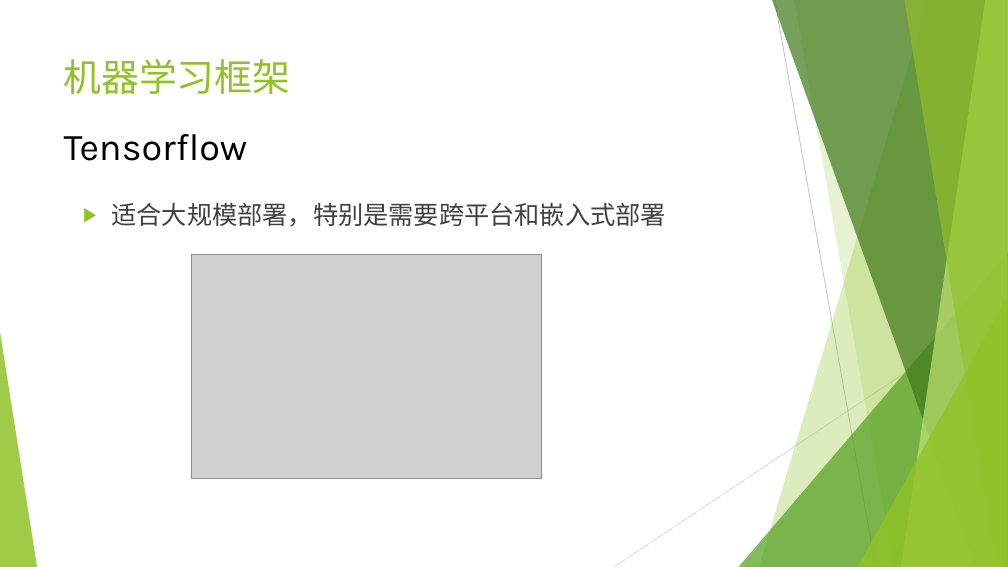
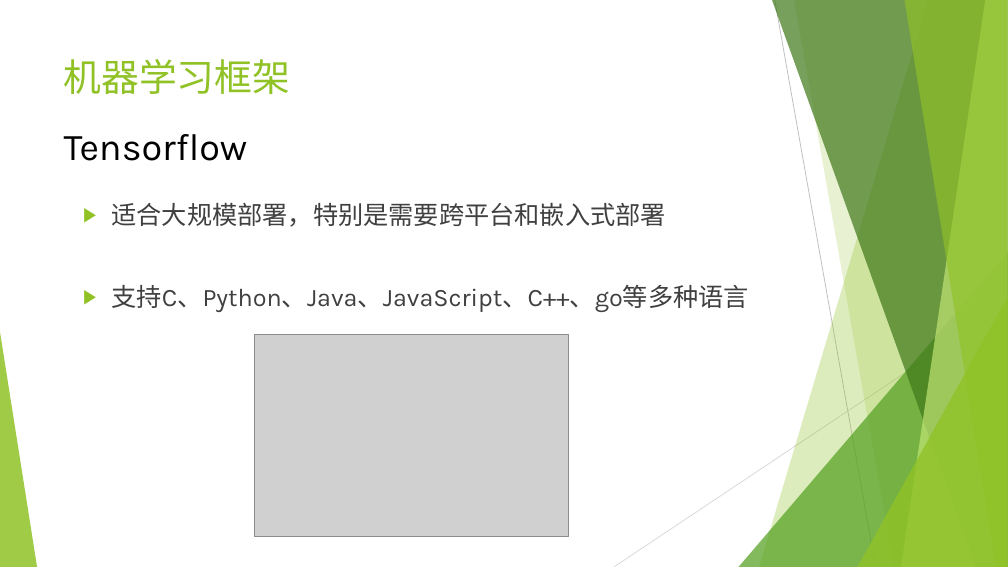
Before and after one commit to icsnju/I2EC, a slide deck: slide 21 of Finance/机器学习在金融行业的应用.pptx (slide 27 before the commit). Drawn at 1008x567 pixels with LibreOffice and Linux fonts; fonts in the diff are those of the drawing; grey boxes stand for pictures. Boxes give left, top, right and bottom in pixels: in the first picture for what was removed or moved away, otherwise in the second. Text is boxed around its words. In the diff, an @@ line names an element or a change of style, - is before the commit and + after.

Commit message:
Add files via upload
ppt version 2.0

```diff
--- a/Finance/机器学习在金融行业的应用.pptx
+++ b/Finance/机器学习在金融行业的应用.pptx
@@ text at (111, 285, 748, 312): paragraph added @@
+▶ 支持C、Python、Java、JavaScript、C++、go等多种语言
@@ picture: place and size @@
-picture at (191, 255, 541, 479)
+picture at (254, 335, 569, 536)
```
Also in this commit, not shown: 2 other slides changed, 15 slides added, 9 slides removed.
